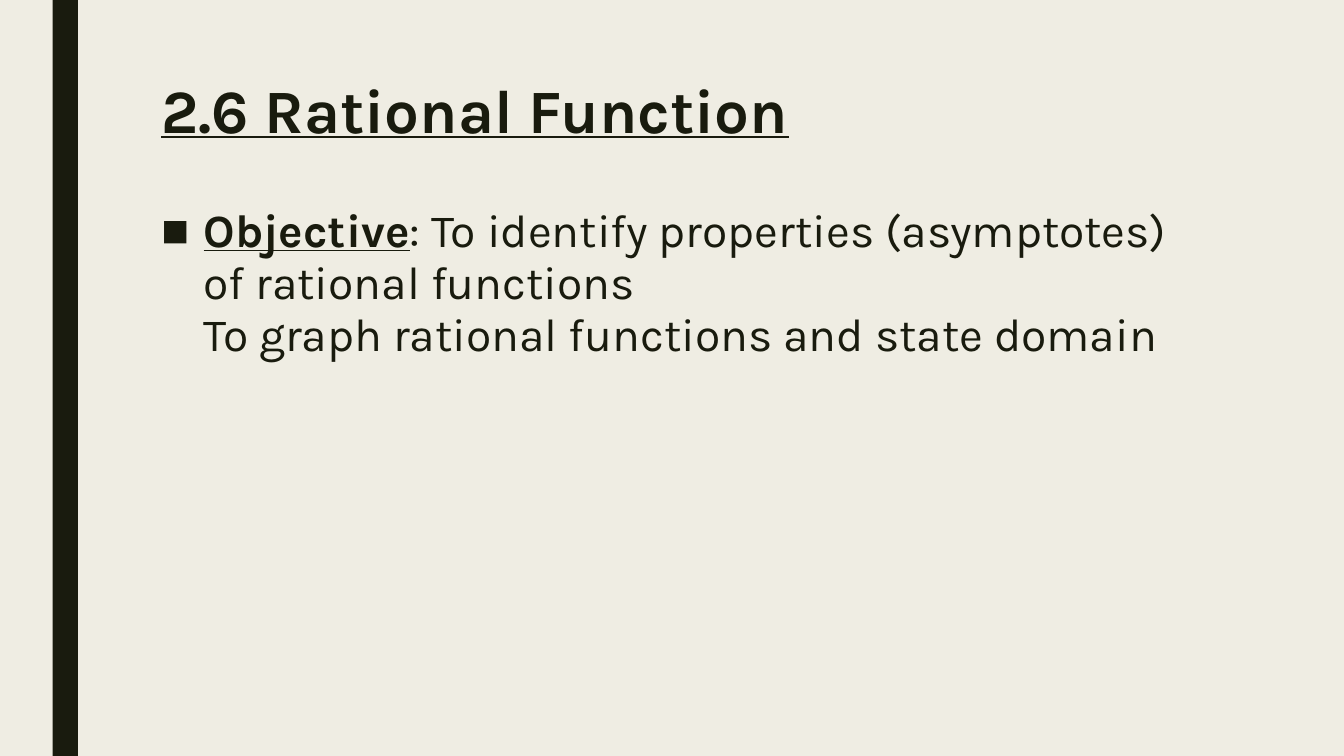
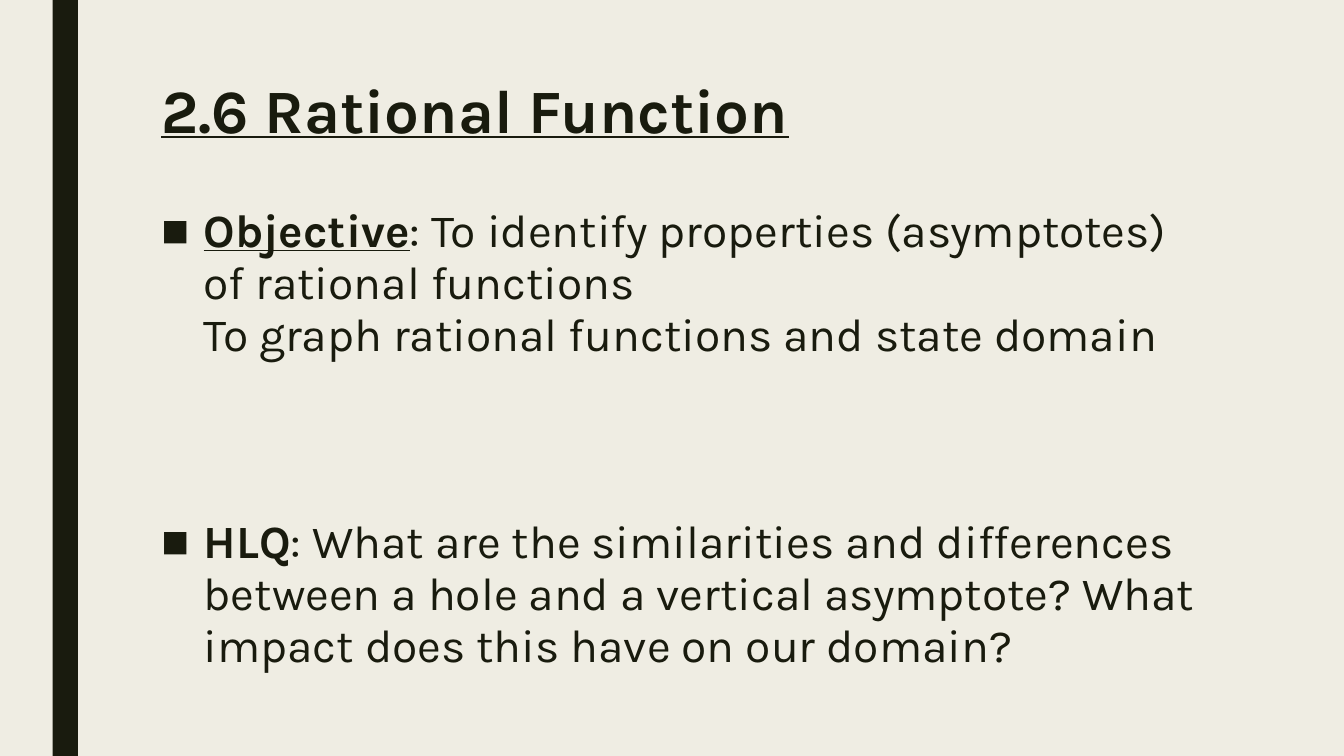
Before and after one commit to codecuddy/pre_calc, a slide deck: slide 7 of _PowerPoints/1st Semester/Unit 2 Polynomials/PreCalc_Day_017 2.6 Rational Functions.pptx. Drawn at 1344x756 pixels with LibreOffice and Linux fonts; fonts in the diff are those of the drawing. Boxes give left, top, right and bottom in pixels: in the first picture for what was removed or moved away, otherwise in the second. Text is boxed around its words. In the diff, an @@ line names an element or a change of style, - is before the commit and + after.

```diff
--- a/_PowerPoints/1st Semester/Unit 2 Polynomials/PreCalc_Day_017 2.6 Rational Functions.pptx
+++ b/_PowerPoints/1st Semester/Unit 2 Polynomials/PreCalc_Day_017 2.6 Rational Functions.pptx
@@ text at (x1=204, y1=526, x2=1194, y2=673): paragraph added @@
+■ HLQ: What are the similarities and differences between a hole and a vertical asymptote? What impact does this have on our domain?
```
Also in this commit, not shown: 1 other slide changed, 41 other files.
